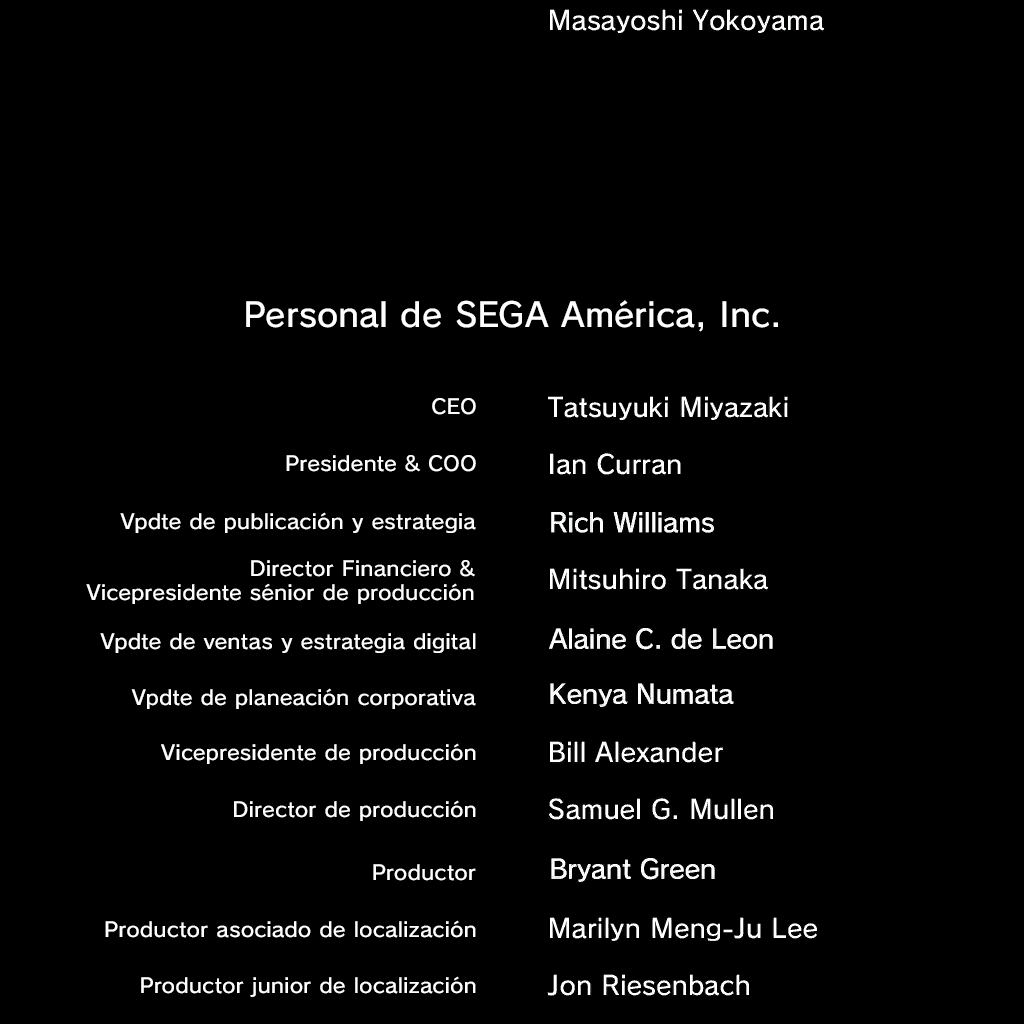
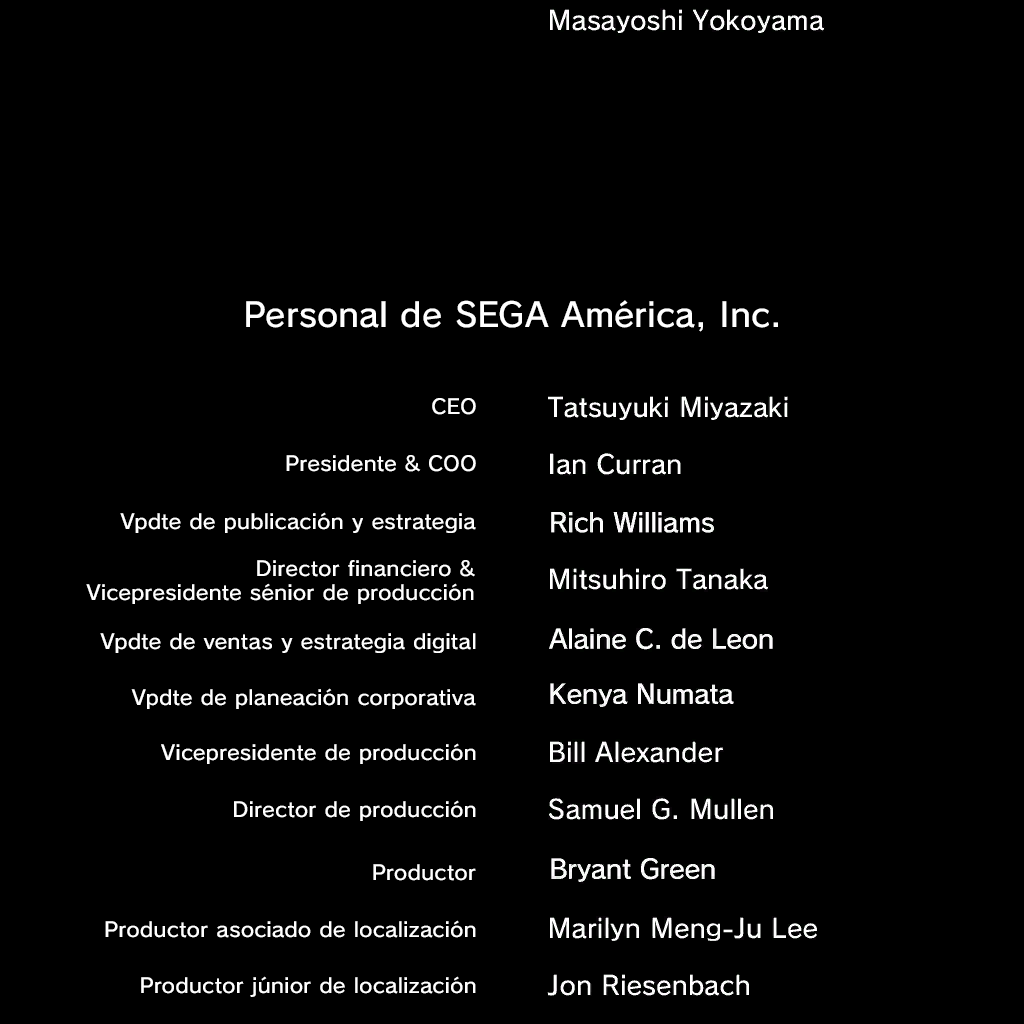
Layer changes from the first (1024, 1024) image to the second:
renamed "Productor junior de localización" to "Productor júnior de localización", painted on it over (261, 976, 267, 981)
renamed "Director Financiero & Vicepresidente sénior de producción" to "Director financiero & Vicepresidente sénior de producción", painted on it over (251, 560, 355, 577)
